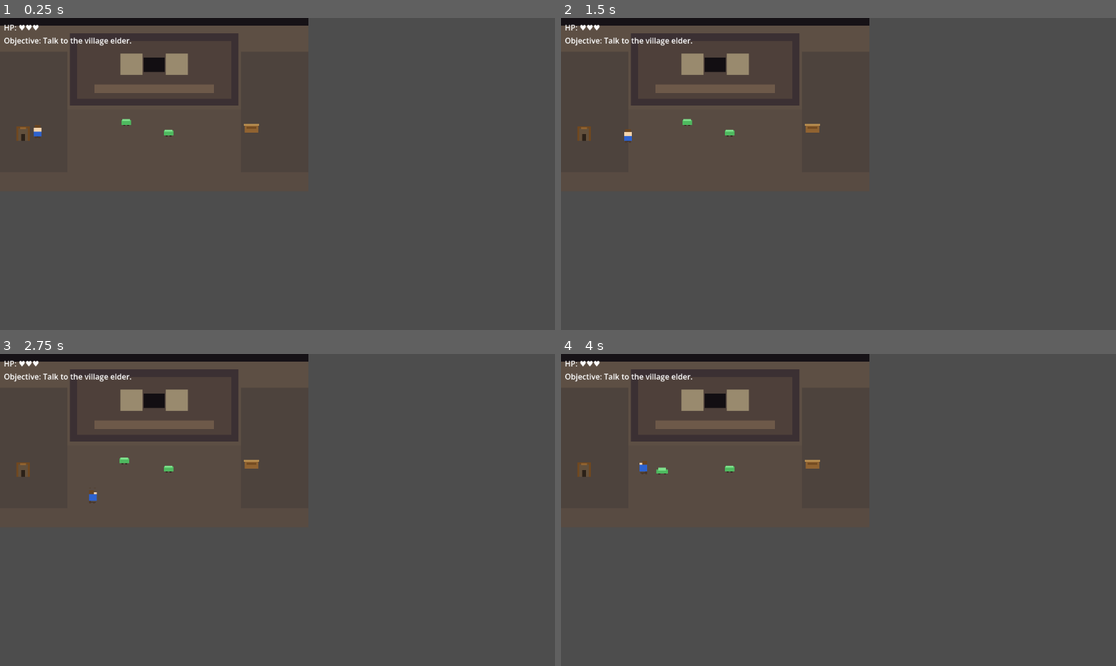
Above: before the commit, frames 1-4 (two rows, left to right).
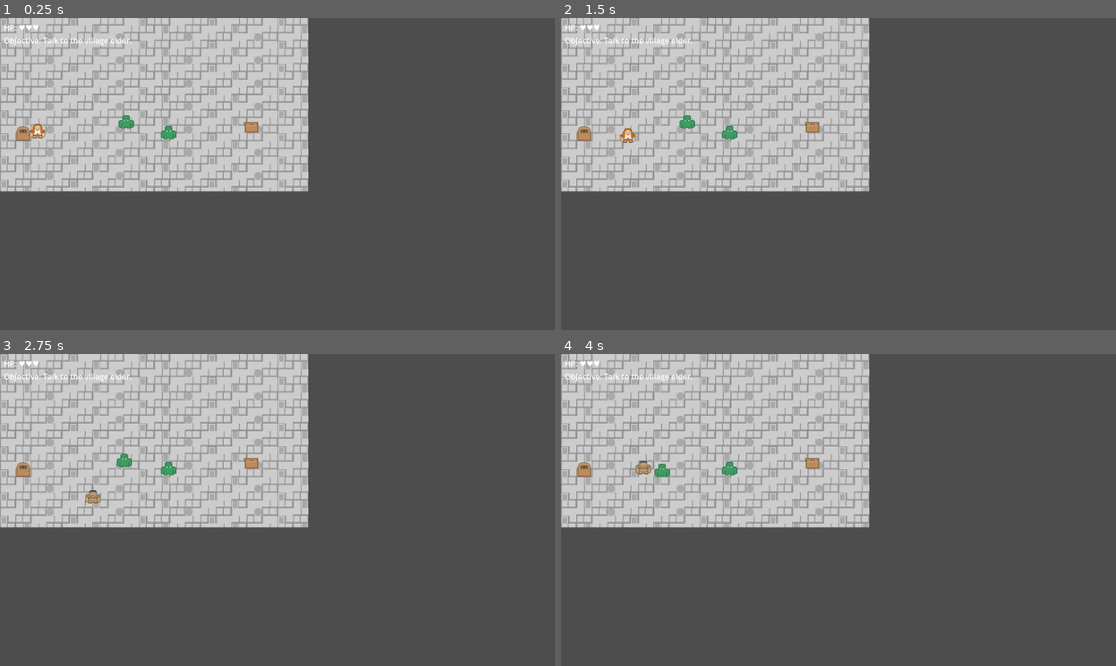
Above: after the commit, the same moments.

Repository: thokem74/zelda-clone
Game: Godot game, scene res://scenes/maps/Cave.tscn
Two runs of this game, one before a commit and one after it. Both use one fixed random seed, a clock stepped at 60 frames per second and the inputs below. This scene is started directly instead of the project's main scene.
Inputs:
- Up to frame 1 (0.25 s): no input
- Up to frame 2 (1.5 s): tap Enter at 0.5 s; hold D (move_right) 0.53-1.28 s; tap J (attack) at 0.6, 1.35 s; hold S (move_down) from 1.28 s (still down)
- Up to frame 3 (2.75 s): release S (move_down) at 2.03 s; hold D (move_right) from 2.03 s (still down); hold E (interact) from 2.03 s (still down); tap J (attack) at 2.3 s
- Up to frame 4 (4 s): release D (move_right) at 2.78 s; release E (interact) at 2.78 s; hold W (move_up) 2.78-3.53 s; tap J (attack) at 2.85, 3.6 s; hold A (move_left) from 3.53 s (still down)

The runs differ from the first frame. In frame 1, 31% of the frame differs, in the area x 0-56%, y 0-56%; in frame 2, 31%; in frame 3, 31%; in frame 4, 31%.

Commit message:
only use kenney assets

Diff:
--- a/scenes/enemies/Slime.tscn
+++ b/scenes/enemies/Slime.tscn
@@ -1,7 +1,7 @@
 [gd_scene load_steps=3 format=3 uid="uid://slime"]
 
 [ext_resource type="Script" path="res://scripts/enemies/slime.gd" id="1_s"]
-[ext_resource type="Texture2D" path="res://assets/tilesets/npc_tileset.png" id="2_nt"]
+[ext_resource type="Texture2D" path="res://assets/kenney/kenney_roguelike-characters/Spritesheet/roguelikeChar_transparent.png" id="2_nt"]
 
 [sub_resource type="CircleShape2D" id="CircleShape2D_1"]
 radius = 6.0
@@ -13,9 +13,8 @@
 position = Vector2(0, -10)
 scale = Vector2(2, 2)
 texture = ExtResource("2_nt")
-hframes = 3
-vframes = 1
-frame = 1
+region_enabled = true
+region_rect = Rect2(0, 51, 16, 16)
 
 [node name="CollisionShape2D" type="CollisionShape2D" parent="."]
 shape = SubResource("CircleShape2D_1")
--- a/scenes/maps/Cave.tscn
+++ b/scenes/maps/Cave.tscn
@@ -42,7 +42,8 @@
 target_spawn = "from_cave"
 
 [node name="Sprite2D" parent="ExitDoor"]
-frame = 3
+region_enabled = true
+region_rect = Rect2(561, 0, 16, 16)
 
 [node name="SlimeA" parent="." instance=ExtResource("2_s")]
 position = Vector2(262, 224)
--- a/scenes/npc/NPC.tscn
+++ b/scenes/npc/NPC.tscn
@@ -1,10 +1,14 @@
-[gd_scene load_steps=3 format=3 uid="uid://npc"]
+[gd_scene load_steps=4 format=3 uid="uid://npc"]
 
 [ext_resource type="Script" path="res://scripts/npc/npc.gd" id="1_n"]
-[ext_resource type="Texture2D" path="res://assets/tilesets/npc_tileset.png" id="2_nt"]
+[ext_resource type="Texture2D" path="res://assets/kenney/kenney_roguelike-characters/Spritesheet/roguelikeChar_transparent.png" id="2_nt"]
 
 [sub_resource type="CircleShape2D" id="CircleShape2D_1"]
 radius = 10.0
+
+[sub_resource type="AtlasTexture" id="AtlasTexture_kenney_elder"]
+atlas = ExtResource("2_nt")
+region = Rect2(0, 85, 16, 16)
 
 [node name="NPC" type="Node2D" groups=["interactables"]]
 script = ExtResource("1_n")
@@ -12,10 +16,7 @@
 [node name="Sprite2D" type="Sprite2D" parent="."]
 position = Vector2(0, -16)
 scale = Vector2(2, 2)
-texture = ExtResource("2_nt")
-hframes = 3
-vframes = 1
-frame = 0
+texture = SubResource("AtlasTexture_kenney_elder")
 
 [node name="InteractArea" type="Area2D" parent="."]
 
--- a/scenes/player/Player.tscn
+++ b/scenes/player/Player.tscn
@@ -2,7 +2,7 @@
 
 [ext_resource type="Script" path="res://scripts/player/player.gd" id="1_p"]
 [ext_resource type="Script" path="res://scripts/player/sword_hitbox.gd" id="2_s"]
-[ext_resource type="Texture2D" path="res://assets/tilesets/player_tileset.png" id="3_pt"]
+[ext_resource type="Texture2D" path="res://assets/kenney/kenney_roguelike-characters/Spritesheet/roguelikeChar_transparent.png" id="3_pt"]
 
 [sub_resource type="CircleShape2D" id="CircleShape2D_body"]
 radius = 6.0
@@ -18,9 +18,8 @@
 position = Vector2(0, -16)
 scale = Vector2(2, 2)
 texture = ExtResource("3_pt")
-hframes = 3
-vframes = 3
-frame = 0
+region_enabled = true
+region_rect = Rect2(0, 153, 16, 16)
 
 [node name="CollisionShape2D" type="CollisionShape2D" parent="."]
 shape = SubResource("CircleShape2D_body")
--- a/scenes/world/Chest.tscn
+++ b/scenes/world/Chest.tscn
@@ -1,7 +1,7 @@
 [gd_scene load_steps=3 format=3 uid="uid://chest"]
 
 [ext_resource type="Script" path="res://scripts/world/chest.gd" id="1_c"]
-[ext_resource type="Texture2D" path="res://assets/tilesets/world_tileset.png" id="2_wt"]
+[ext_resource type="Texture2D" path="res://assets/kenney/kenney_roguelike-rpg-pack/Spritesheet/roguelikeSheet_transparent.png" id="2_wt"]
 
 [sub_resource type="RectangleShape2D" id="RectangleShape2D_1"]
 size = Vector2(16, 12)
@@ -13,9 +13,8 @@
 position = Vector2(0, -12)
 scale = Vector2(2, 2)
 texture = ExtResource("2_wt")
-hframes = 7
-vframes = 2
-frame = 0
+region_enabled = true
+region_rect = Rect2(306, 0, 16, 16)
 
 [node name="InteractArea" type="Area2D" parent="."]
 
--- a/scenes/world/Door.tscn
+++ b/scenes/world/Door.tscn
@@ -1,7 +1,7 @@
 [gd_scene load_steps=3 format=3 uid="uid://door"]
 
 [ext_resource type="Script" path="res://scripts/world/door.gd" id="1_d"]
-[ext_resource type="Texture2D" path="res://assets/tilesets/world_tileset.png" id="2_wt"]
+[ext_resource type="Texture2D" path="res://assets/kenney/kenney_roguelike-rpg-pack/Spritesheet/roguelikeSheet_transparent.png" id="2_wt"]
 
 [sub_resource type="RectangleShape2D" id="RectangleShape2D_1"]
 size = Vector2(20, 20)
@@ -13,9 +13,8 @@
 position = Vector2(0, -16)
 scale = Vector2(2, 2)
 texture = ExtResource("2_wt")
-hframes = 7
-vframes = 2
-frame = 2
+region_enabled = true
+region_rect = Rect2(544, 0, 16, 16)
 
 [node name="CollisionShape2D" type="CollisionShape2D" parent="."]
 shape = SubResource("RectangleShape2D_1")
--- a/scenes/world/Pickup.tscn
+++ b/scenes/world/Pickup.tscn
@@ -1,7 +1,7 @@
 [gd_scene load_steps=3 format=3 uid="uid://pickup"]
 
 [ext_resource type="Script" path="res://scripts/world/pickup.gd" id="1_p"]
-[ext_resource type="Texture2D" path="res://assets/tilesets/world_tileset.png" id="2_wt"]
+[ext_resource type="Texture2D" path="res://assets/kenney/kenney_roguelike-rpg-pack/Spritesheet/roguelikeSheet_transparent.png" id="2_wt"]
 
 [sub_resource type="CircleShape2D" id="CircleShape2D_1"]
 radius = 6.0
@@ -13,9 +13,8 @@
 position = Vector2(0, -4)
 scale = Vector2(2, 2)
 texture = ExtResource("2_wt")
-hframes = 7
-vframes = 2
-frame = 4
+region_enabled = true
+region_rect = Rect2(663, 153, 16, 16)
 
 [node name="CollisionShape2D" type="CollisionShape2D" parent="."]
 shape = SubResource("CircleShape2D_1")
--- a/scripts/enemies/slime.gd
+++ b/scripts/enemies/slime.gd
@@ -1,4 +1,10 @@
 extends CharacterBody2D
+
+const SLIME_IDLE_REGION := Rect2(0, 51, 16, 16)
+const SLIME_MOVE_REGIONS := [
+	Rect2(0, 51, 16, 16),
+	Rect2(17, 51, 16, 16),
+]
 
 @export var move_speed: float = 45.0
 @export var max_hp: int = 2
@@ -61,6 +67,6 @@
 
 func _update_sprite(is_moving: bool) -> void:
 	if not is_moving:
-		sprite.frame = 1
+		sprite.region_rect = SLIME_IDLE_REGION
 		return
-	sprite.frame = 1 + (int(floor(_frame_timer * 6.0)) % 2)
+	sprite.region_rect = SLIME_MOVE_REGIONS[int(floor(_frame_timer * 6.0)) % SLIME_MOVE_REGIONS.size()]
--- a/scripts/player/player.gd
+++ b/scripts/player/player.gd
@@ -17,16 +17,16 @@
 @onready var sprite: Sprite2D = $Sprite2D
 @onready var hurtbox: Area2D = $Hurtbox
 
-const PLAYER_FRAME_MAP := {
-	"idle_down": 0,
-	"walk_down": [0, 1],
-	"attack_down": 2,
-	"idle_up": 3,
-	"walk_up": [3, 4],
-	"attack_up": 5,
-	"idle_side": 6,
-	"walk_side": [6, 7],
-	"attack_side": 8,
+const PLAYER_REGION_MAP := {
+	"idle_down": Rect2(0, 153, 16, 16),
+	"walk_down": [Rect2(0, 153, 16, 16), Rect2(17, 153, 16, 16)],
+	"attack_down": Rect2(17, 153, 16, 16),
+	"idle_up": Rect2(0, 153, 16, 16),
+	"walk_up": [Rect2(0, 153, 16, 16), Rect2(17, 153, 16, 16)],
+	"attack_up": Rect2(17, 153, 16, 16),
+	"idle_side": Rect2(0, 153, 16, 16),
+	"walk_side": [Rect2(0, 153, 16, 16), Rect2(17, 153, 16, 16)],
+	"attack_side": Rect2(17, 153, 16, 16),
 }
 
 var _current_animation: StringName = &"idle_down"
@@ -110,20 +110,20 @@
 			sprite.flip_h = facing == Vector2.LEFT
 
 func _set_animation(animation_name: StringName) -> void:
-	if not PLAYER_FRAME_MAP.has(animation_name):
+	if not PLAYER_REGION_MAP.has(animation_name):
 		return
 	if _current_animation != animation_name:
 		_current_animation = animation_name
 		_frame_timer = 0.0
 
-	var frame_data: Variant = PLAYER_FRAME_MAP[animation_name]
+	var frame_data: Variant = PLAYER_REGION_MAP[animation_name]
 	if frame_data is Array:
 		var frames: Array = frame_data
 		var frame_index := int(floor(_frame_timer * 8.0)) % frames.size()
-		sprite.frame = frames[frame_index]
+		sprite.region_rect = frames[frame_index]
 		return
 
-	sprite.frame = int(frame_data)
+	sprite.region_rect = frame_data
 
 func start_attack() -> void:
 	can_attack = false
--- a/scripts/world/chest.gd
+++ b/scripts/world/chest.gd
@@ -1,4 +1,7 @@
 extends Node2D
+
+const CLOSED_REGION := Rect2(306, 0, 16, 16)
+const OPEN_REGION := Rect2(323, 0, 16, 16)
 
 @export var item_id: String = "village_key"
 @export var amount: int = 1
@@ -15,6 +18,7 @@
 	add_to_group("interactables")
 	interact_area.body_entered.connect(_on_body_entered)
 	interact_area.body_exited.connect(_on_body_exited)
+	sprite.region_rect = CLOSED_REGION
 	if QuestManager.get_flag(opened_flag_name):
 		_apply_open_visual()
 
@@ -39,7 +43,7 @@
 	_apply_open_visual()
 
 func _apply_open_visual() -> void:
-	sprite.frame = 1
+	sprite.region_rect = OPEN_REGION
 
 func _on_body_entered(body: Node2D) -> void:
 	if body.is_in_group("player"):
Not shown, added: assets/kenney/kenney_roguelike-characters/Preview.png.import
Not shown, changed: assets/kenney/kenney_roguelike-characters/Sample.png.import
Not shown, added: assets/kenney/kenney_roguelike-characters/Spritesheet/roguelikeChar_magenta.png.import
Not shown, added: assets/kenney/kenney_roguelike-characters/Spritesheet/roguelikeChar_transparent.png.import
Not shown, added: assets/kenney/kenney_roguelike-indoors/Preview.png.import
Not shown, changed: assets/kenney/kenney_roguelike-indoors/Sample.png.import
Not shown, added: assets/kenney/kenney_roguelike-indoors/Tilesheets/roguelikeIndoor_magenta.png.import
Not shown, added: assets/kenney/kenney_roguelike-indoors/Tilesheets/roguelikeIndoor_transparent.png.import
Not shown, added: assets/kenney/kenney_roguelike-rpg-pack/Preview.png.import
Not shown, added: assets/kenney/kenney_roguelike-rpg-pack/Sample1.png.import
Not shown, added: assets/kenney/kenney_roguelike-rpg-pack/Sample2.png.import
Not shown, added: assets/kenney/kenney_roguelike-rpg-pack/Spritesheet/roguelikeSheet_magenta.png.import
(and 5 more such lines)
